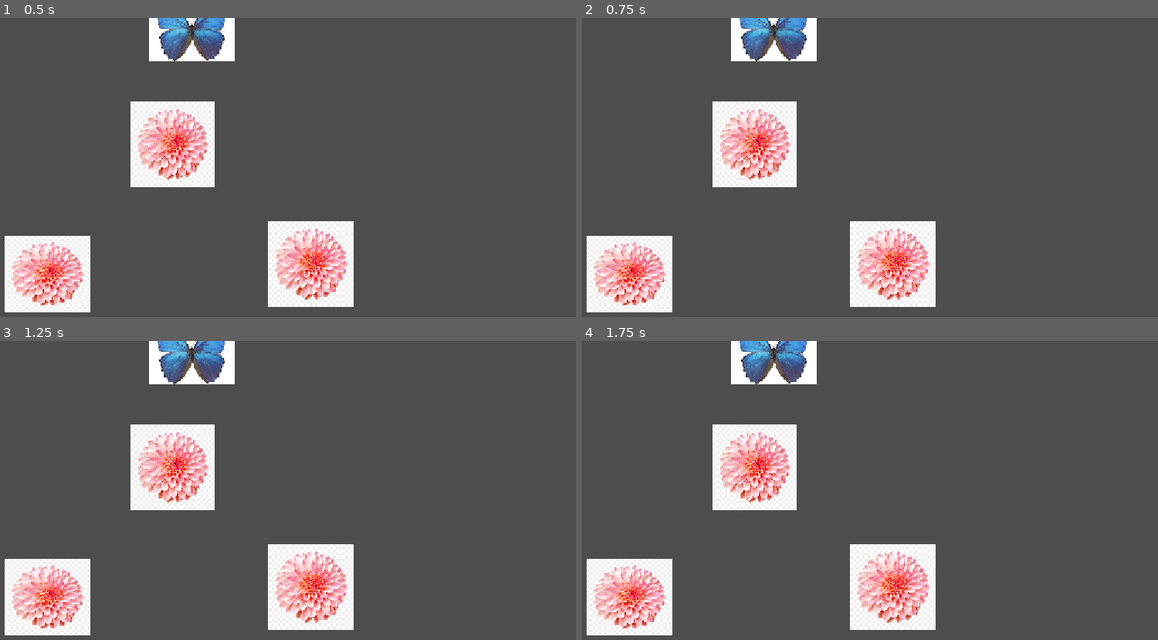
Above: before the commit, frames 1-4 (two rows, left to right).
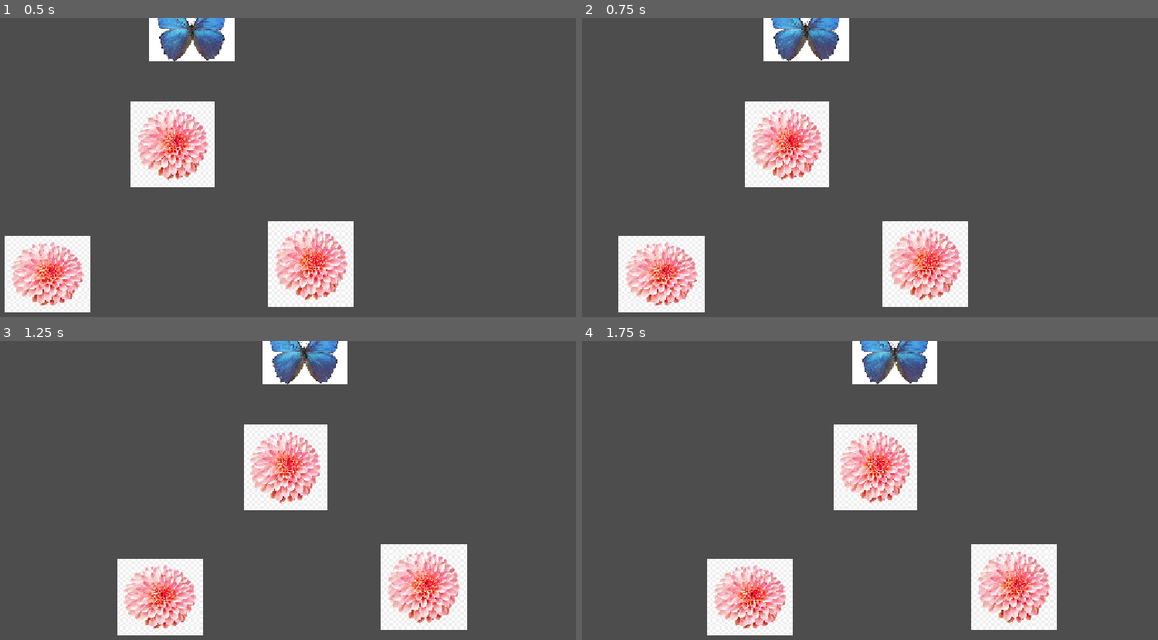
Above: after the commit, the same moments.

Repository: sdd8-wq/flower-garden-
Game: Godot game, scene res://main.tscn
The game is run twice, just before and just after one commit, with the same random seed, the same clock (stepped at 60 frames per second) and the same inputs.
Inputs:
- Up to frame 1 (0.5 s): no input
- Up to frame 2 (0.75 s): tap Enter at 0.5 s; hold Right (ui_right) from 0.53 s (still down)
- Up to frame 3 (1.25 s): keep holding Right (ui_right)
- Up to frame 4 (1.75 s): release Right (ui_right) at 1.28 s

Frame 1 is identical in both runs. In frame 2, 17% of the frame differs, in the area x 0-68%, y 0-99%; in frame 3, 29%, in the area x 0-82%, y 0-99%; in frame 4, 29%.

Commit message:
Add files via upload
A node with a script that:
Has an exported variable
Uses conditional ligic (if, else, or elif)
Responds ro user input with Input

Diff:
--- /dev/null
+++ b/flower-garden/main.gd
@@ -0,0 +1,5 @@
+extends Node2D
+@export var speed = 5
+func _process(delta):
+	if Input.is_action_pressed("ui_right"):
+		position.x += speed
--- a/flower-garden/main.tscn
+++ b/flower-garden/main.tscn
@@ -1,9 +1,11 @@
 [gd_scene format=3 uid="uid://bqnb5dfvsjm51"]
 
 [ext_resource type="Texture2D" uid="uid://cnk2yq2hd0upp" path="res://flower png .jpeg" id="1_0xm2m"]
+[ext_resource type="Script" uid="uid://l0mcvyk7bc5m" path="res://main.gd" id="1_h2yge"]
 [ext_resource type="Texture2D" uid="uid://do6fpikj4f1xi" path="res://images.jpeg" id="2_h2yge"]
 
 [node name="main" type="Node2D" unique_id=1435831709]
+script = ExtResource("1_h2yge")
 
 [node name="FlowerPng" type="Sprite2D" parent="." unique_id=280136437]
 position = Vector2(166, 477)
Not shown, added: flower-garden/main.gd.uid
